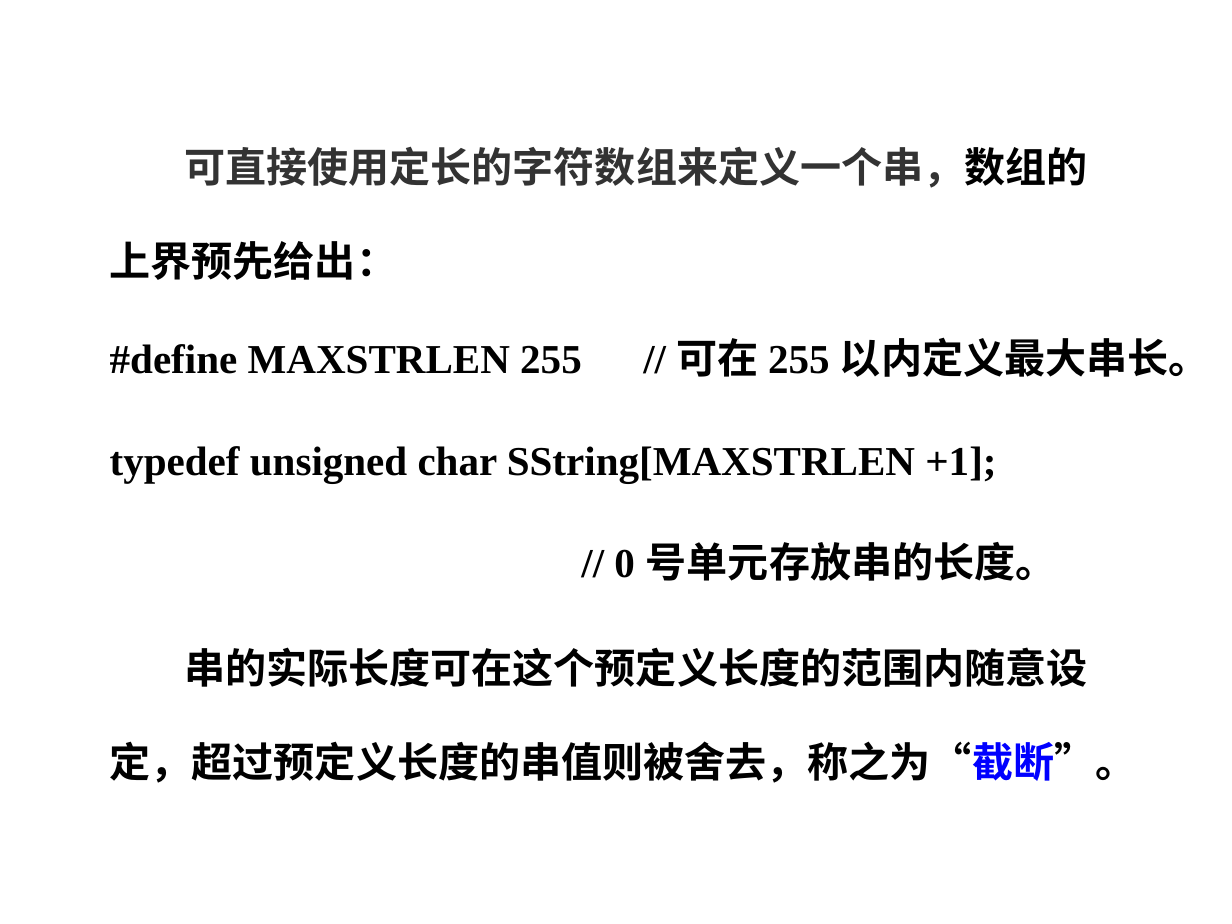
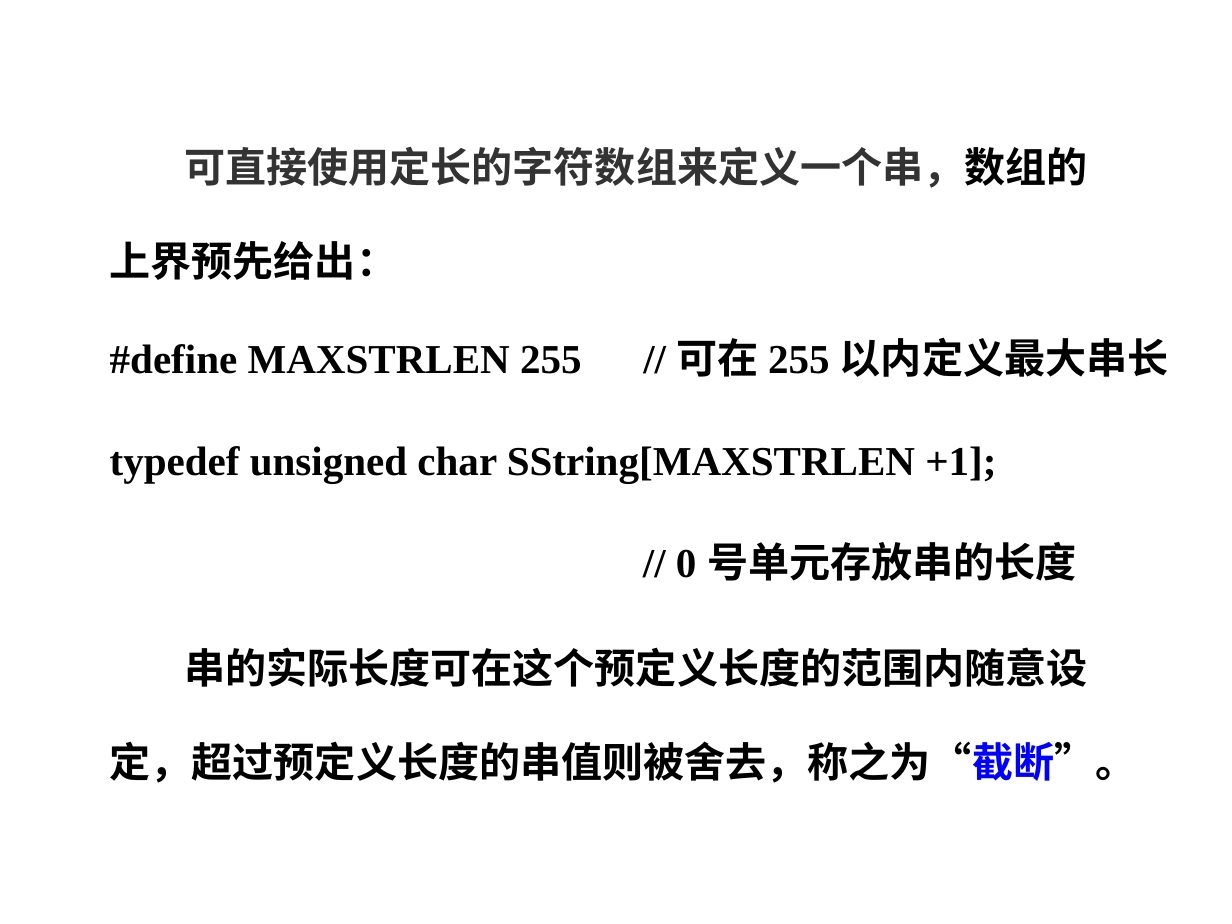
Before and after one commit to Gempittance/Data_Structur_Build, a slide deck: slide 18 of 数据结构PPT/ds4.pptx. Drawn at 1232x924 pixels with LibreOffice and Linux fonts; fonts in the diff are those of the drawing; background and template pictures are left out. Boxes give left, top, right and bottom in pixels: in the first picture for what was removed or moved away, otherwise in the second. Text is boxed around its words. In the diff, an @@ line names an element or a change of style, - is before the commit and + after.

Commit message:
修改04 PPT

```diff
--- a/数据结构PPT/ds4.pptx
+++ b/数据结构PPT/ds4.pptx
@@ text at (110,337,1169,377): text changed @@
-#define MAXSTRLEN 255 // 可在 255 以内定义最大串长。
+#define MAXSTRLEN 255 // 可在 255 以内定义最大串长
@@ text at (676,542,1077,581): text changed @@
-// 0 号单元存放串的长度。
+// 0 号单元存放串的长度
```
